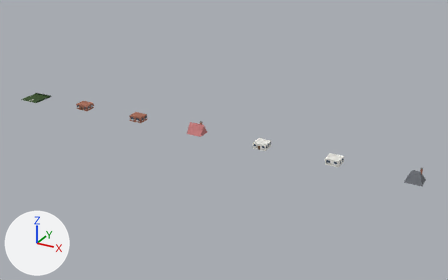
The Blender file objects/VanillaReplacements/Building/BLDHOU19/OG_BLDHOU19.blend as it was, and as the next commit left it.
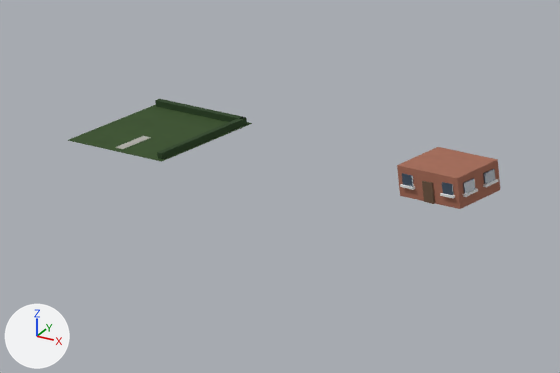
The first picture shows the older version from a camera (50 mm lens) standing at (220.3, -208.7, 104.2) and looking at (103.3, 4.1, -2.2). The close-ups show the older and then the newer version on the part from 2% to 23% of the width and 27% to 50% of the height of that picture. Only the edits that show in the close-ups are written down. Lighting does not change. The marker at lower left points along +X, +Y and +Z.

The older version as bpy lines, for what is in view:
```python
ob_cube = bpy.data.objects.new('Cube', me_cube)
ob_cube.parent = ob_part0
ob_cube.location = (0.0, 0.0, 0.015)
ob_cube_004 = bpy.data.objects.new('Cube.004', me_cube_004)
ob_cube_004.parent = ob_part1
ob_cube_004.location = (0.0, 0.512, 1.297)
ob_cube_005 = bpy.data.objects.new('Cube.005', me_cube_005)
ob_cube_005.parent = ob_part1
ob_cube_005.location = (-2.047, -2.006, 1.556)
ob_cube_006 = bpy.data.objects.new('Cube.006', me_cube_006)
ob_cube_006.parent = ob_part1
ob_cube_006.location = (-2.047, -2.08, 1.009)
ob_cube_007 = bpy.data.objects.new('Cube.007', me_cube_007)
ob_cube_007.parent = ob_part1
ob_cube_007.location = (2.047, -2.006, 1.556)
ob_cube_019 = bpy.data.objects.new('Cube.019', me_cube_019)
ob_cube_019.parent = ob_part1
ob_cube_019.location = (3.132, -0.717, 1.556)
ob_cube_021 = bpy.data.objects.new('Cube.021', me_cube_021)
ob_cube_021.parent = ob_part1
ob_cube_021.location = (3.132, 1.74, 1.556)
ob_cube_022 = bpy.data.objects.new('Cube.022', me_cube_022)
ob_cube_022.parent = ob_part1
ob_cube_022.location = (3.206, 1.74, 1.009)
ob_cube_023 = bpy.data.objects.new('Cube.023', me_cube_023)
ob_cube_023.parent = ob_part1
ob_cube_023.location = (0.0, -2.006, 0.882)
# also in view: 'Cube.003' at (4.8, 0.0, 0.3); 'Cube.002' at (0.0, 4.8, 0.3)
```
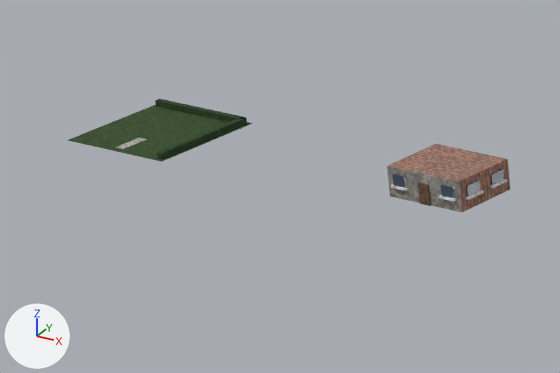
Where the newer file only moved an object's origin or applied its transform, the numbers keep the older frame.

Pixel boxes [x1, y1, x2, y2] of what changed, in the close-ups (560 x 373 px):
'Cube.004', surface changed, rescaled (19% wider, 10% taller)
    before: [397, 147, 500, 209]
    after: [387, 144, 510, 212]
'Cube.023', moved
    before: [422, 181, 435, 204]
    after: [418, 183, 431, 206]
'Cube.021', moved
    before: [483, 169, 495, 184]
    after: [490, 169, 505, 185]
'Cube.005', moved
    before: [402, 173, 414, 187]
    after: [393, 174, 407, 188]
'Cube.019', moved
    before: [463, 178, 475, 194]
    after: [466, 180, 480, 197]
'Cube.007', moved
    before: [442, 182, 454, 195]
    after: [441, 185, 455, 199]
'Cube.022', moved
    before: [483, 179, 498, 187]
    after: [490, 179, 508, 188]
'Cube.006', moved
    before: [400, 184, 415, 190]
    after: [391, 185, 408, 191]

Diff of the bpy script that builds the scene:
```diff
--- a/objects/VanillaReplacements/Building/BLDHOU19/OG_BLDHOU19.blend.py
+++ b/objects/VanillaReplacements/Building/BLDHOU19/OG_BLDHOU19.blend.py
@@ mat_brick_brick @@
 mat_brick_brick = bpy.data.materials.new('Brick brick')
-# nodes: BsdfPrincipled, MixRGB, OutputMaterial, TexNoise, ValToRGB
-# colours: brown #ad6f59, light grey #cbcbcb, white #ffffff
+# nodes: BsdfPrincipled, MixRGB x2, OutputMaterial, TexBrick, TexCoord x2, TexNoise x2, ValToRGB x2
+# colours: brown #ad6f59, brown #9b634f, grey #959089, light grey #c8c8c8, white #ffffff, white #e9e9e9
@@ me_cube_004 @@
 # used by ob_cube_004; parent = ob_part1; location = (0.0, 0.512, 1.297)
-me_cube_004.from_pydata(...)  # 8 vertices, 6 faces; spans x -3.07..3.07, y -2.46..2.46, z -1.3..1.3
+me_cube_004.from_pydata(...)  # 8 vertices, 6 faces; spans x -3.69..3.69, y -2.95..2.95, z -1.3..1.3
+# me_cube_004 part 1: the whole mesh is scaled about its middle by (1.2, 1.2, 1)
 me_cube_004.materials.append(mat_brick_brick)
@@ ob_cube_005 @@
 ob_cube_005.parent = ob_part1
-ob_cube_005.location = (-2.047, -2.006, 1.556)
+ob_cube_005.location = (-2.457, -2.498, 1.556)
@@ ob_cube_006 @@
 ob_cube_006.parent = ob_part1
-ob_cube_006.location = (-2.047, -2.08, 1.009)
+ob_cube_006.location = (-2.457, -2.571, 1.009)
@@ ob_cube_007 @@
 ob_cube_007.parent = ob_part1
-ob_cube_007.location = (2.047, -2.006, 1.556)
+ob_cube_007.location = (2.457, -2.498, 1.556)
@@ ob_cube_019 @@
 ob_cube_019.parent = ob_part1
-ob_cube_019.location = (3.132, -0.717, 1.556)
+ob_cube_019.location = (3.746, -0.962, 1.556)
@@ ob_cube_021 @@
 ob_cube_021.parent = ob_part1
-ob_cube_021.location = (3.132, 1.74, 1.556)
+ob_cube_021.location = (3.746, 1.986, 1.556)
@@ ob_cube_022 @@
 ob_cube_022.parent = ob_part1
-ob_cube_022.location = (3.206, 1.74, 1.009)
+ob_cube_022.location = (3.82, 1.986, 1.009)
@@ ob_cube_023 @@
 ob_cube_023.parent = ob_part1
-ob_cube_023.location = (0.0, -2.006, 0.882)
+ob_cube_023.location = (0.0, -2.498, 0.882)
```
